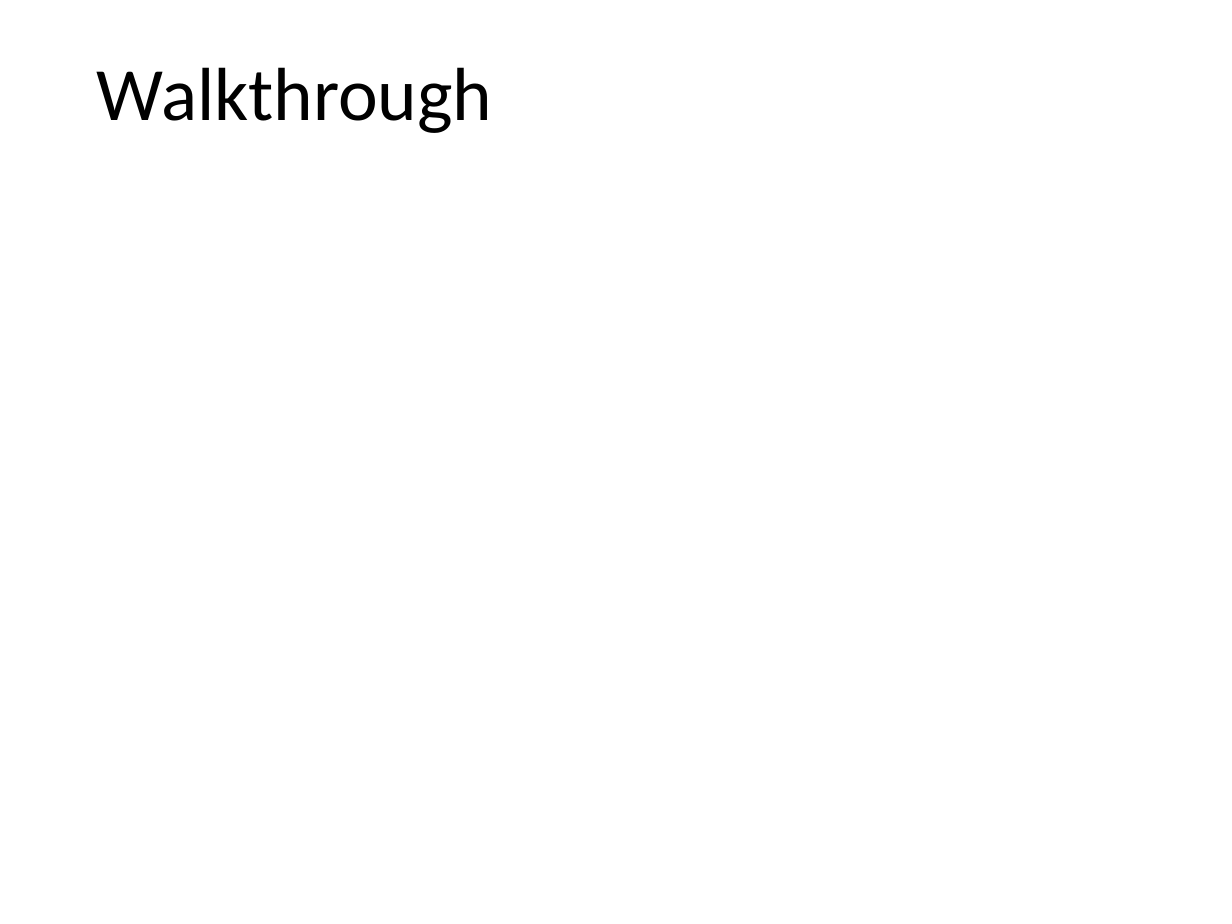
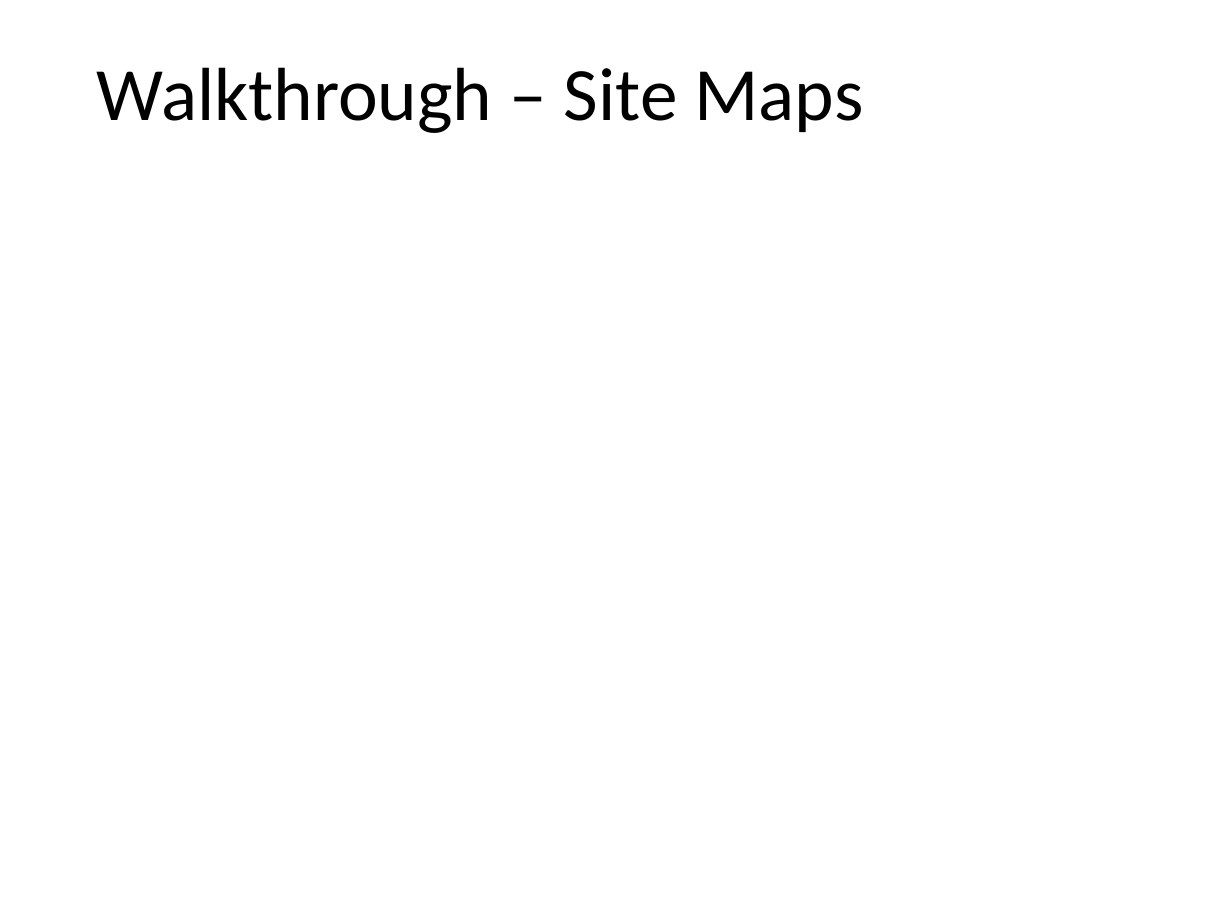
Before and after one commit to Lindronics/wad2_group_project, a slide deck: slide 15 of design_spec/design_specification.pptx. Drawn at 1232x924 pixels with LibreOffice and Linux fonts; fonts in the diff are those of the drawing. Boxes give left, top, right and bottom in pixels: in the first picture for what was removed or moved away, otherwise in the second. Text is boxed around its words. In the diff, an @@ line names an element or a change of style, - is before the commit and + after.

Commit message:
Added Max's work to ppt

```diff
--- a/design_spec/design_specification.pptx
+++ b/design_spec/design_specification.pptx
@@ text at (x1=97, y1=67, x2=863, y2=133): text changed @@
-Walkthrough
+Walkthrough – Site Maps
```
Also in this commit, not shown: 1 other slide changed, 1 other file.
